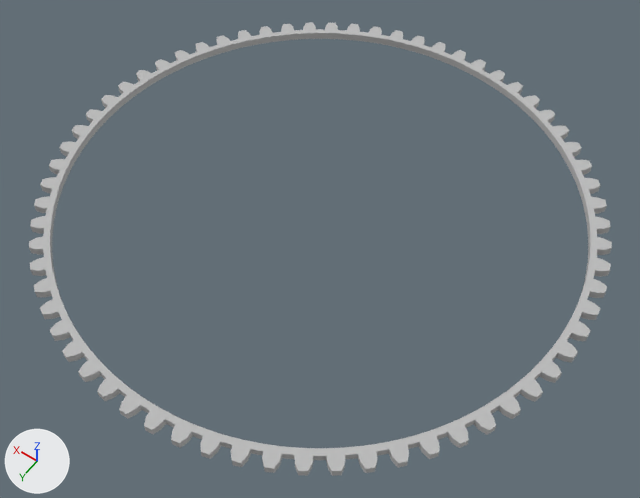
Two versions of the OBJ model Assetts/models/orig/sunFixed.obj, one commit apart.
Before and after are seen from a 50 mm lens placed at (-5.02, 7.03, 9.99), pointed at (-0.29, 0.42, -0.4). The axes (+X, +Y, +Z) are drawn at lower left. The lights are the same throughout. Where no turn or scale is listed for an object, it has been applied to the vertices.

Before the edit, the objects in view are built like this:
```python
me_sunfixed = bpy.data.meshes.new('sunFixed')
me_sunfixed.from_pydata(...)  # 5808 vertices, 5808 faces; spans x -4.22..4.22, y -4.22..4.22, z -0.06..0.06
me_sunfixed.materials.append(mat_initialshadinggroup)  # grey #bcbcbc
ob_sunfixed = bpy.data.objects.new('sunFixed', me_sunfixed)
ob_sunfixed.location = (0.0, 0.0, 0.0)
```
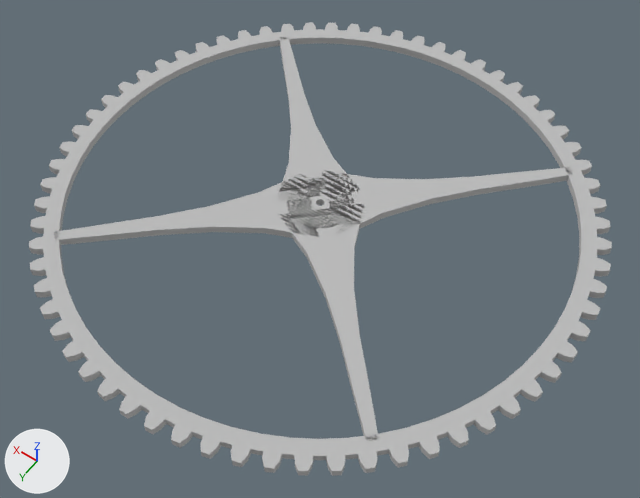
Location of each change, [x1, y1, x2, y2] in pixels of the pictures (640 x 498 px):
part 1 of me_sunfixed, added: after [286, 178, 354, 229]
part 2 of me_sunfixed, added: after [54, 174, 318, 245]
part 3 of me_sunfixed, added: after [278, 203, 379, 440]
part 4 of me_sunfixed, added: after [322, 167, 572, 235]
part 5 of me_sunfixed, added: after [277, 37, 355, 201]
part 6 of me_sunfixed, cut back: [43, 29, 597, 456] in both

The edits, one by one:
me_sunfixed is used by ob_sunfixed; location (0.0, 0.0, 0.0).
me_sunfixed had 5808 vertices, 5808 faces and spanned x -4.22..4.22, y -4.22..4.22, z -0.06..0.06.
me_sunfixed now has 6604 vertices, 13104 faces and spans x -4.22..4.22, y -4.22..4.22, z -0.06..0.06.
me_sunfixed part 1: a new loose piece of 1756 vertices spanning x -0.5..0.5, y -0.5..0.5, z -0.06..0.06, in mat_initialshadinggroup (grey #bcbcbc).
me_sunfixed part 2: a new loose piece of 24 vertices spanning x -0.37..2.79, y -0.37..2.79, z -0.06..0.06, in mat_initialshadinggroup (grey #bcbcbc).
me_sunfixed part 3: a new loose piece of 24 vertices spanning x -2.79..0.37, y -0.37..2.79, z -0.06..0.06, in mat_initialshadinggroup (grey #bcbcbc).
me_sunfixed part 4: a new loose piece of 24 vertices spanning x -2.79..0.37, y -2.79..0.37, z -0.06..0.06, in mat_initialshadinggroup (grey #bcbcbc).
me_sunfixed part 5: a new loose piece of 24 vertices spanning x -0.37..2.79, y -2.79..0.37, z -0.06..0.06, in mat_initialshadinggroup (grey #bcbcbc).
me_sunfixed part 6: 1452 vertices removed from x -3.92..3.92, y -3.92..3.92, z -0.06..0.06; 396 vertices added at x -3.8..3.8, y -3.8..3.8, z -0.06..0.06.
